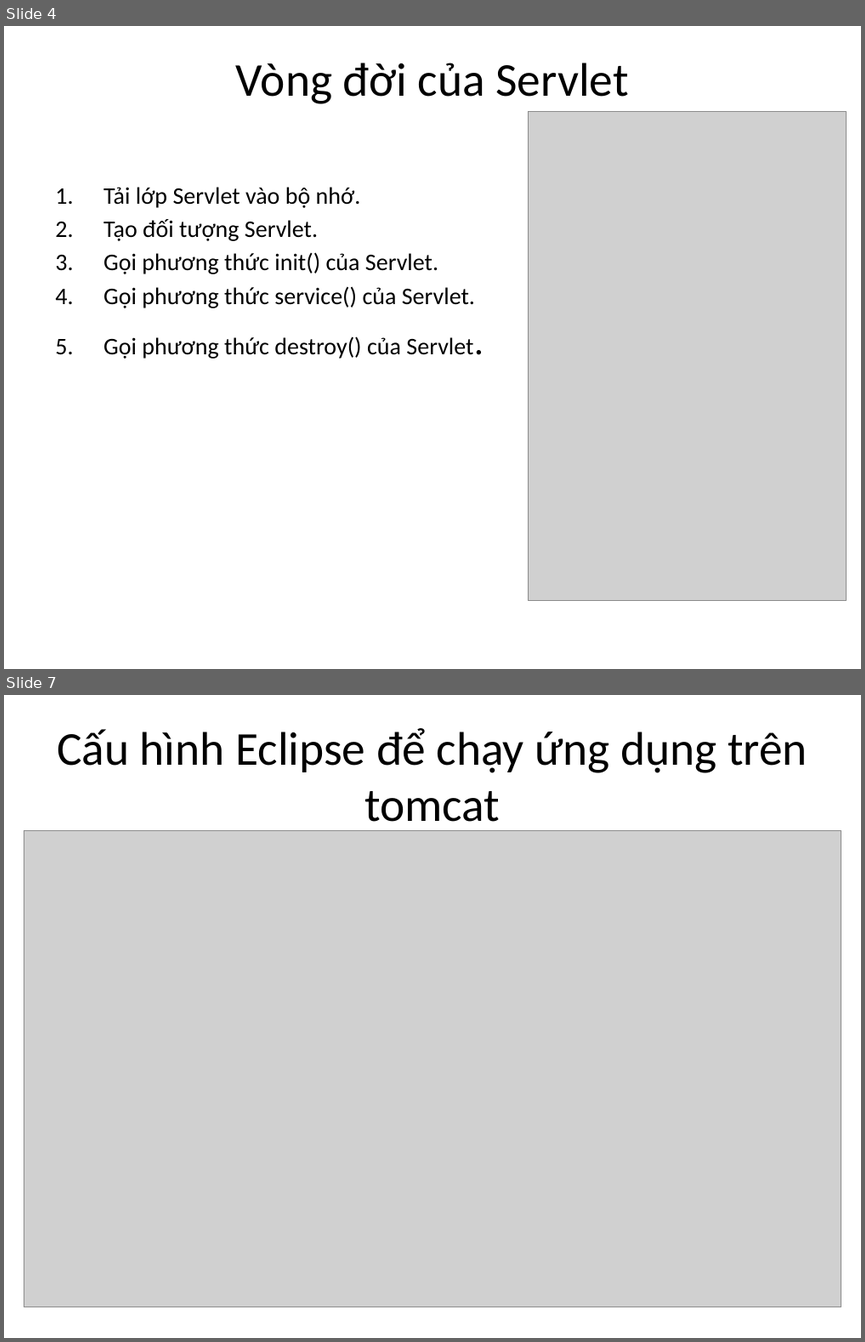
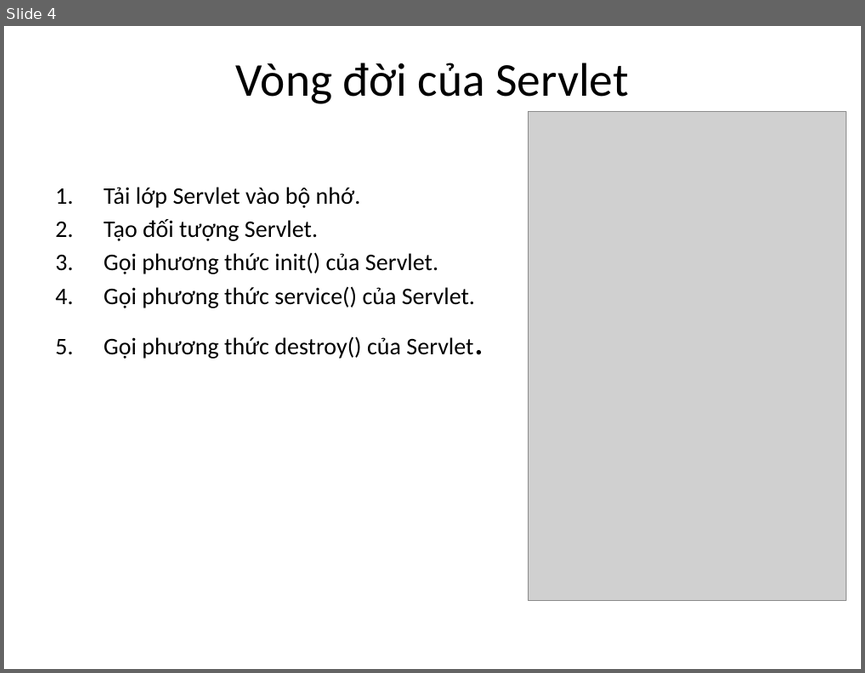
Before and after one commit to daihieptn97/JSP, a slide deck: .Tai lieu/Servlet.pptx. Shown one above the other, each under a label of ours: slides 4 and 7 before the commit, slide 4 after it; the slides between them are not shown. The pictures are 865x1342 and 865x673 pixels, drawn with LibreOffice and Linux fonts; fonts in the diff are those of the drawing; grey boxes stand for pictures. Boxes give left, top, right and bottom in pixels: in the first picture for what was removed or moved away, otherwise in the second. Text is boxed around its words. In the diff, an @@ line names an element or a change of style, - is before the commit and + after.

```diff
--- a/.Tai lieu/Servlet.pptx
+++ b/.Tai lieu/Servlet.pptx
@@ slide 7 removed at [4,695,861,1338], background #FFFFFF @@
@@ title removed at [57,728,807,833] @@
-Cấu hình Eclipse để chạy ứng dụng trên tomcat
@@ picture removed at [24,830,841,1307] @@
```
Also in this commit, not shown: 6 other slides removed, 32 other files.
